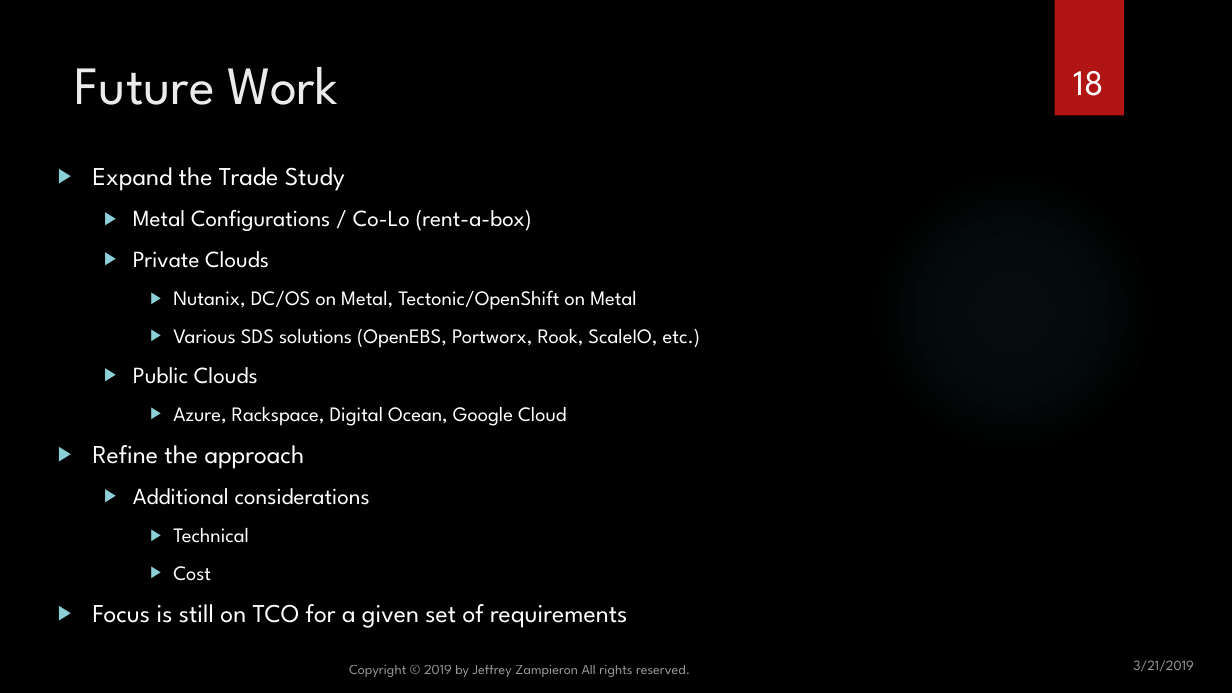
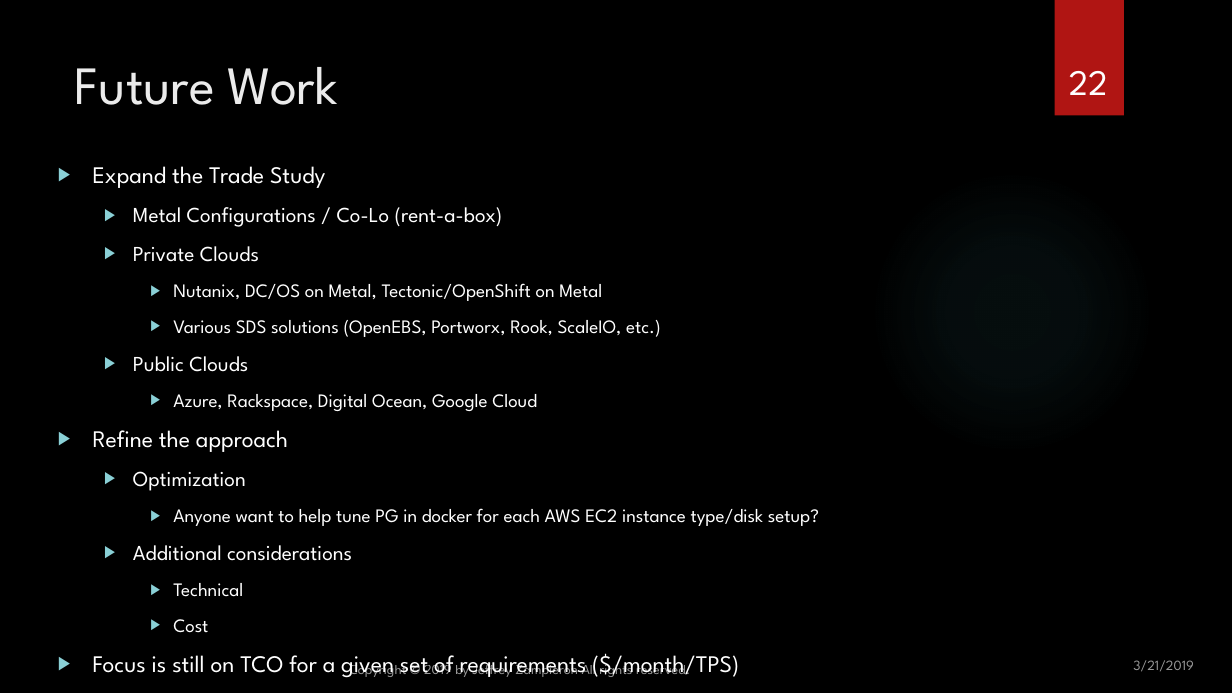
Before and after one commit to jzampieron/pgconf2019, a slide deck: slide 22 of presentation/JZ_PGConf2019.pptx (slide 18 before the commit). Drawn at 1232x693 pixels with LibreOffice and Linux fonts; fonts in the diff are those of the drawing; background and template pictures are left out. Boxes give left, top, right and bottom in pixels: in the first picture for what was removed or moved away, otherwise in the second. Text is boxed around its words. In the diff, an @@ line names an element or a change of style, - is before the commit and + after.

```diff
--- a/presentation/JZ_PGConf2019.pptx
+++ b/presentation/JZ_PGConf2019.pptx
@@ page number at [1069, 71, 1108, 95]: text changed @@
-18
+22
@@ text at [93, 166, 661, 633]: size 20 to 18.5 pt in "Expand the Trade Study", "Refine the approach"; size 18 to 16.6 pt in "Metal Configurations / Co-Lo (rent-a-box)", "Private Clouds", "Public Clouds", "Additional considerations"; size 16 to 14.8 pt in "Nutanix, DC/OS on Metal, Tectonic/OpenShift on Metal", "Various SDS solutions (OpenEBS, Portworx, Rook, ScaleIO, ...", "Azure, Rackspace, Digital Ocean, Google Cloud", "Technical" and 1 more places @@
@@ text at [133, 471, 819, 526]: paragraphs added @@
+  ▶ Optimization
+    ▶ Anyone want to help tune PG in docker for each AWS EC2 instance type/disk setup?
@@ text at [93, 653, 739, 678]: text changed; size 20 to 18.5 pt @@
-▶ Focus is still on TCO for a given set of requirements
+▶ Focus is still on TCO for a given set of requirements ($/month/TPS)
```
Also in this commit, not shown: 5 other slides changed, 5 slides added, 1 other file.
